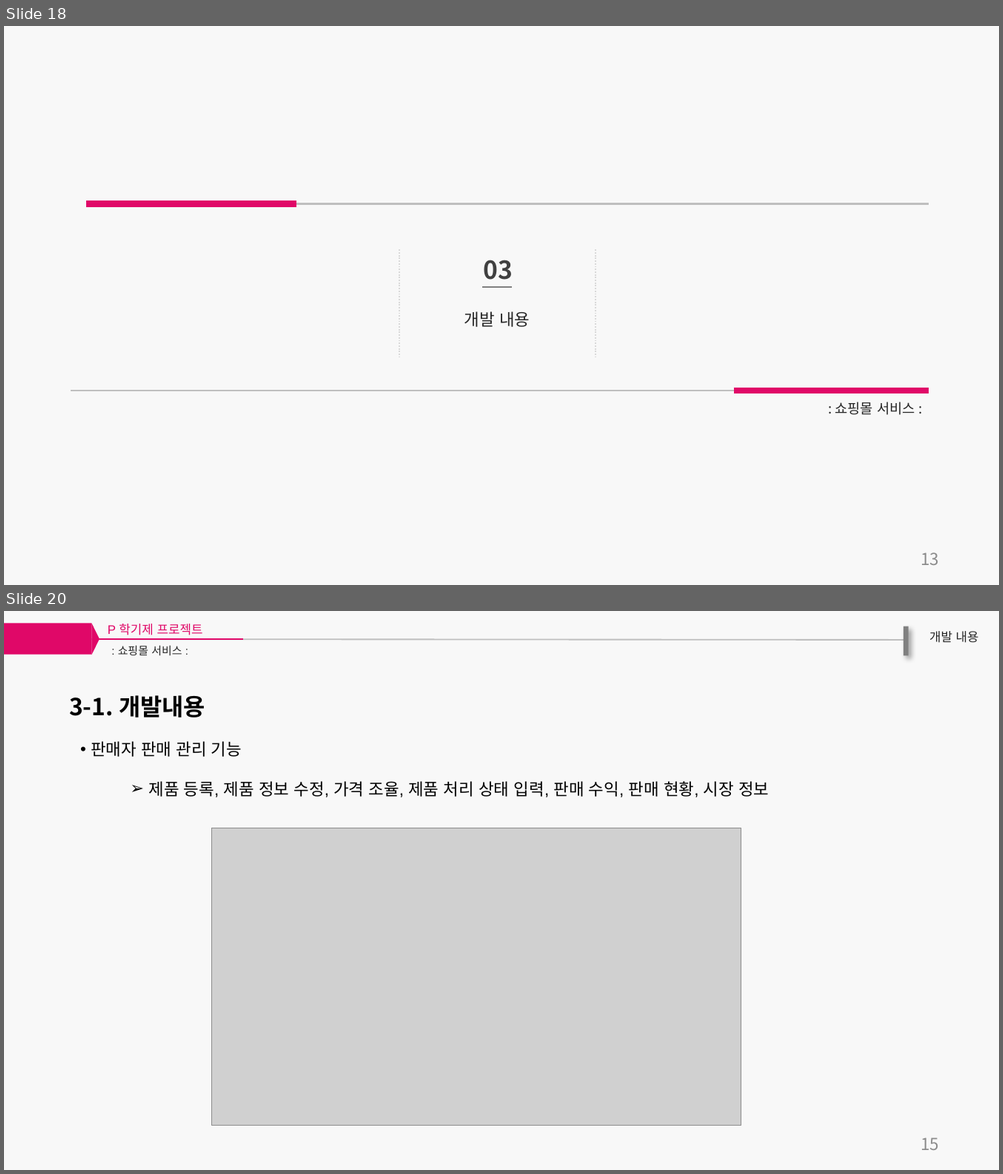
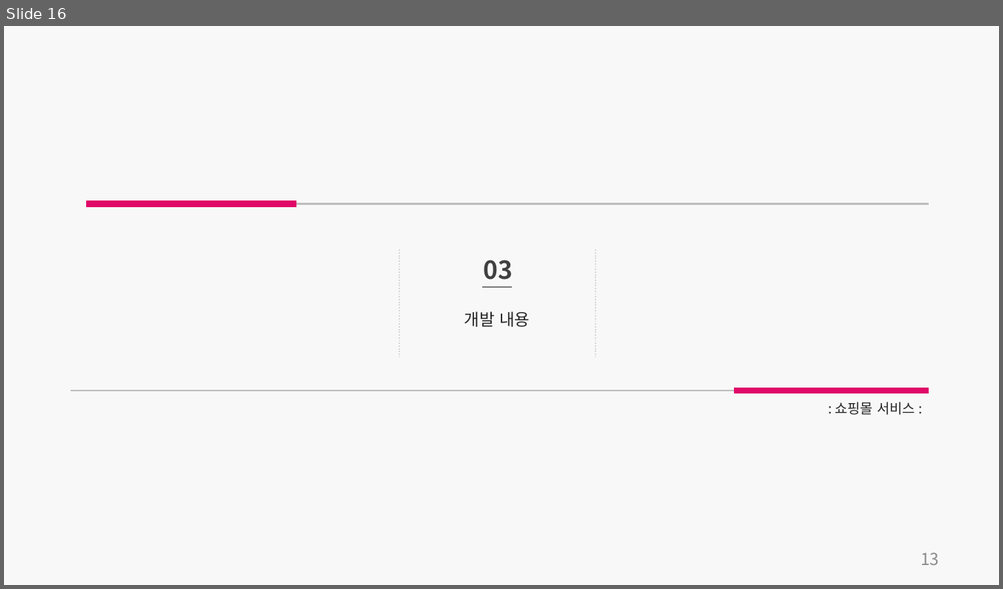
Before and after one commit to GCUpProject/P1, a slide deck: Presentation/P프로젝트-1조 제안서.pptx. Shown one above the other, each under a label of ours: slides 18 and 20 before the commit, slide 16 after it; the slides between them are not shown. The pictures are 1003x1174 and 1003x589 pixels, drawn with LibreOffice and Linux fonts; fonts in the diff are those of the drawing; grey boxes stand for pictures. Boxes give left, top, right and bottom in pixels: in the first picture for what was removed or moved away, otherwise in the second. Text is boxed around its words. In the diff, an @@ line names an element or a change of style, - is before the commit and + after.

Commit message:
제안서 업데이트
필요한 내용은 채워 넣은 상태입니다.
디자인적 수정, 발표 PPT 제작 후 일부 내용 수정, 일정 부분 작성이 필요합니다.

```diff
--- a/Presentation/P프로젝트-1조 제안서.pptx
+++ b/Presentation/P프로젝트-1조 제안서.pptx
@@ slide 20 removed at [4,611,999,1170], background #F2F2F2 at 47% opacity @@
@@ rectangle removed at [4,623,91,654] @@
@@ text removed at [9,623,94,652] @@
-03
@@ triangle removed at [91,623,99,655] @@
@@ text removed at [108,624,203,635] @@
-P 학기제 프로젝트
@@ rectangle removed at [903,626,908,655] @@
@@ text removed at [929,631,979,643] @@
-개발 내용
@@ line removed from (39, 639) to (904, 640) @@
@@ line removed from (96, 639) to (243, 639) @@
@@ text removed at [118,645,182,655] @@
-: 쇼핑몰 서비스 :
@@ text removed at [69,695,205,718] @@
-3-1. 개발내용
@@ text removed at [91,741,768,797] @@
-• 판매자 판매 관리 기능
-  ➢ 제품 등록, 제품 정보 수정, 가격 조율, 제품 처리 상태 입력, 판매 수익, 판매 현황, 시장 정보
@@ picture removed at [212,828,741,1125] @@
@@ text removed at [920,1138,939,1150] @@
-15
@@ what was slide 18 is now slide 16 @@
```
Also in this commit, not shown: 15 slides changed, 5 slides added, 6 other slides removed.
